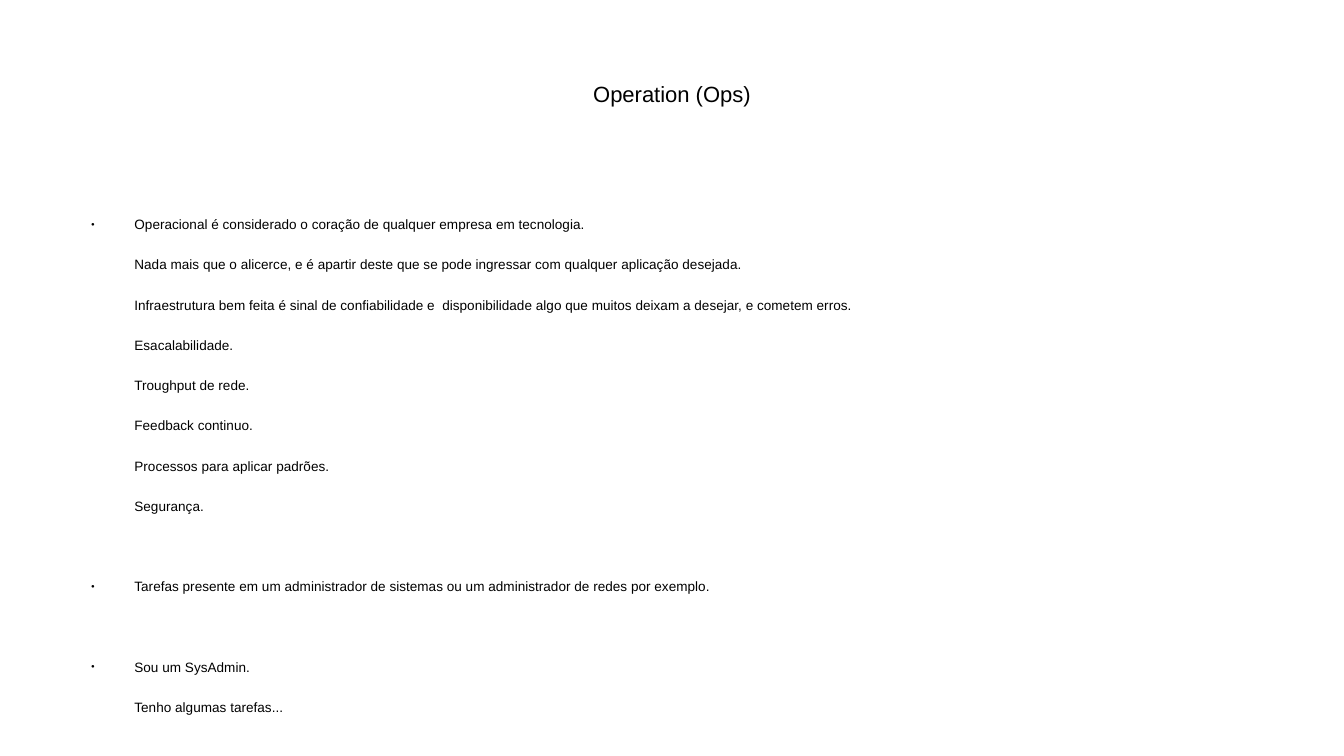
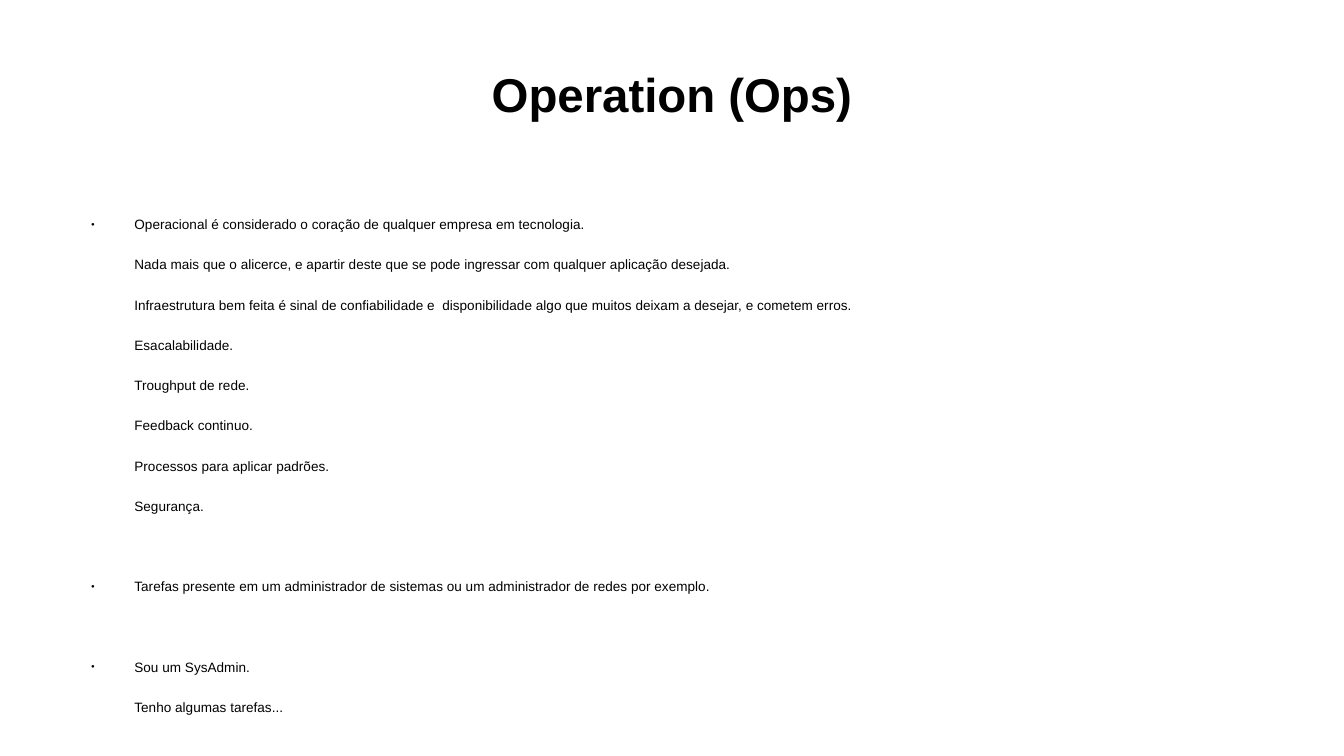
Before and after one commit to ramonesc3po/workshop-devops, a slide deck: slide 2 of workshop_devops.odp. Drawn at 1344x756 pixels with LibreOffice and Linux fonts; fonts in the diff are those of the drawing. Boxes give left, top, right and bottom in pixels: in the first picture for what was removed or moved away, otherwise in the second. Text is boxed around its words. In the diff, an @@ line names an element or a change of style, - is before the commit and + after.

```diff
--- a/workshop_devops.odp
+++ b/workshop_devops.odp
@@ title "Operation (Ops)" at bbox=[492, 77, 852, 121]: size 13 to 28 pt, bold on @@
@@ text at bbox=[134, 259, 730, 272]: text changed @@
-Nada mais que o alicerce, e é apartir deste que se pode ingressar com qualquer aplicação desejada.
+Nada mais que o alicerce, e apartir deste que se pode ingressar com qualquer aplicação desejada.
```
Also in this commit, not shown: 5 other slides changed, 11 slides added, 4 slides removed.
